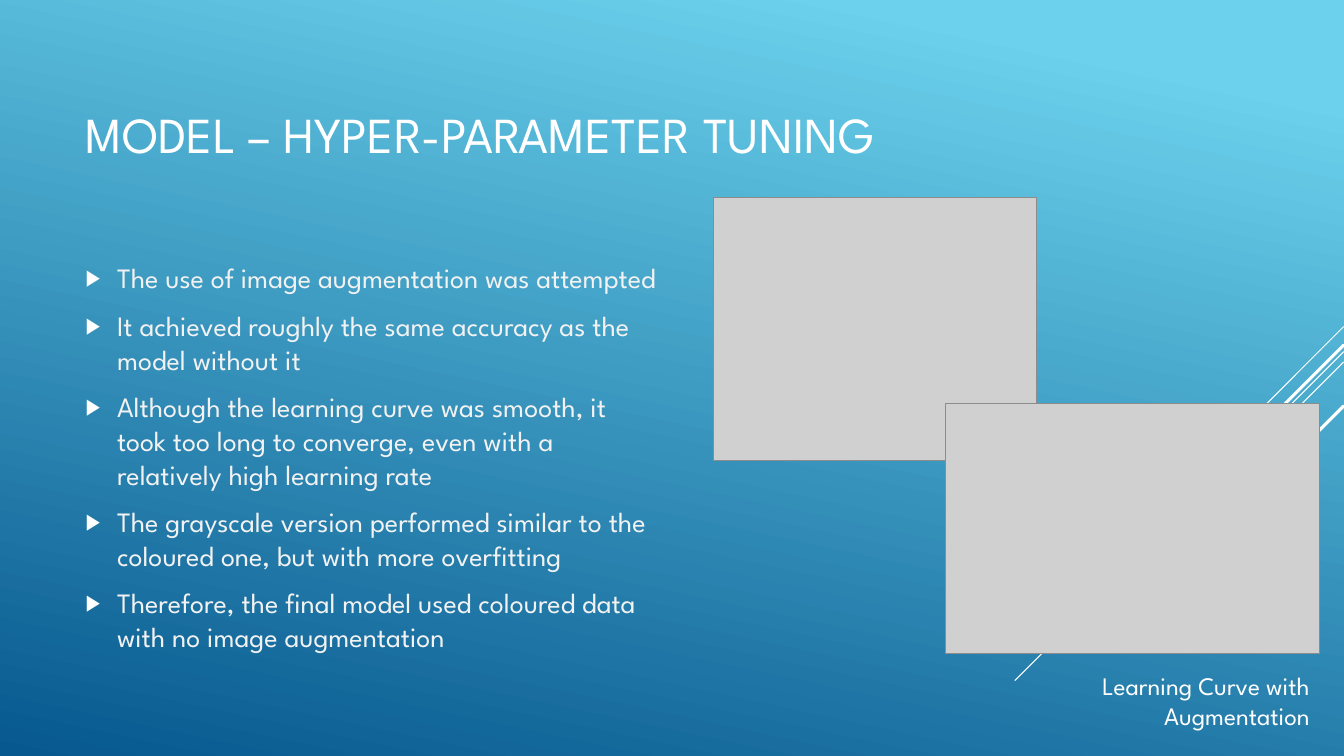
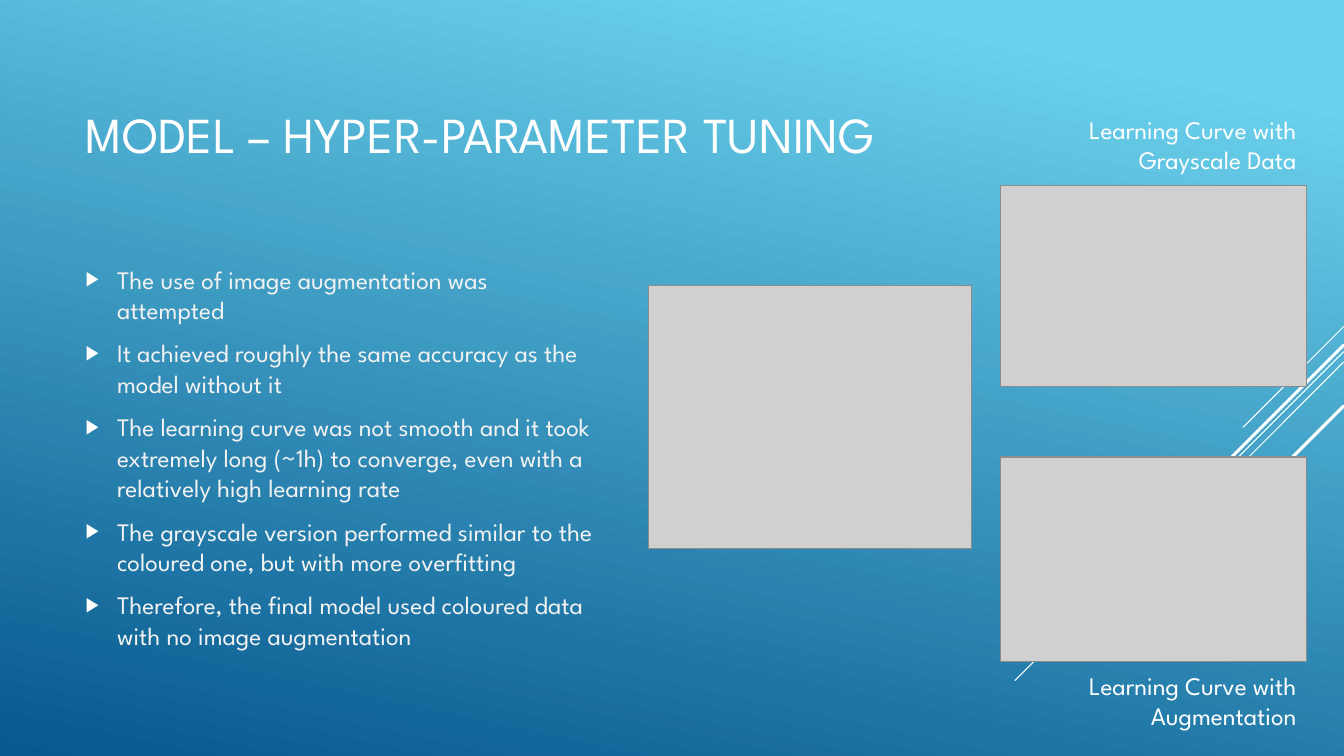
Before and after one commit to ethanolx/Fashion-CIFAR10-CV-py, a slide deck: slide 7 of doc/part-b.pptx. Drawn at 1344x756 pixels with LibreOffice and Linux fonts; fonts in the diff are those of the drawing; grey boxes stand for pictures. Boxes give left, top, right and bottom in pixels: in the first picture for what was removed or moved away, otherwise in the second. Text is boxed around its words. In the diff, an @@ line names an element or a change of style, - is before the commit and + after.

```diff
--- a/doc/part-b.pptx
+++ b/doc/part-b.pptx
@@ text added at [1089, 121, 1296, 174], 18 pt, text #FFFFFF @@
+Learning Curve with Grayscale Data
@@ picture added at [1000, 186, 1307, 386] @@
@@ text at [117, 271, 592, 651]: size 20 to 18 pt in "The use of image augmentation was attempted", "It achieved roughly the same accuracy as ...", "The grayscale version performed similar to the ...", "Therefore, the final model used coloured data ..." @@
@@ picture: place and size @@
-picture at [714, 198, 1036, 461]
+picture at [648, 286, 971, 549]
@@ text at [117, 418, 590, 503]: text changed; size 20 to 18 pt @@
-▶ Although the learning curve was smooth, it took too long to converge, even with a relatively high learning rate
+▶ The learning curve was not smooth and it took extremely long (~1h) to converge, even with a relatively high learning rate
@@ picture: place and size @@
-picture at [946, 404, 1320, 654]
+picture at [1000, 457, 1307, 661]
@@ text "Learning Curve with Augmentation": place and size @@
-text "Learning Curve with Augmentation" at [1102, 677, 1310, 731]
+text "Learning Curve with Augmentation" at [1089, 677, 1297, 731]
```
Also in this commit, not shown: 5 other slides changed, 3 other files.
